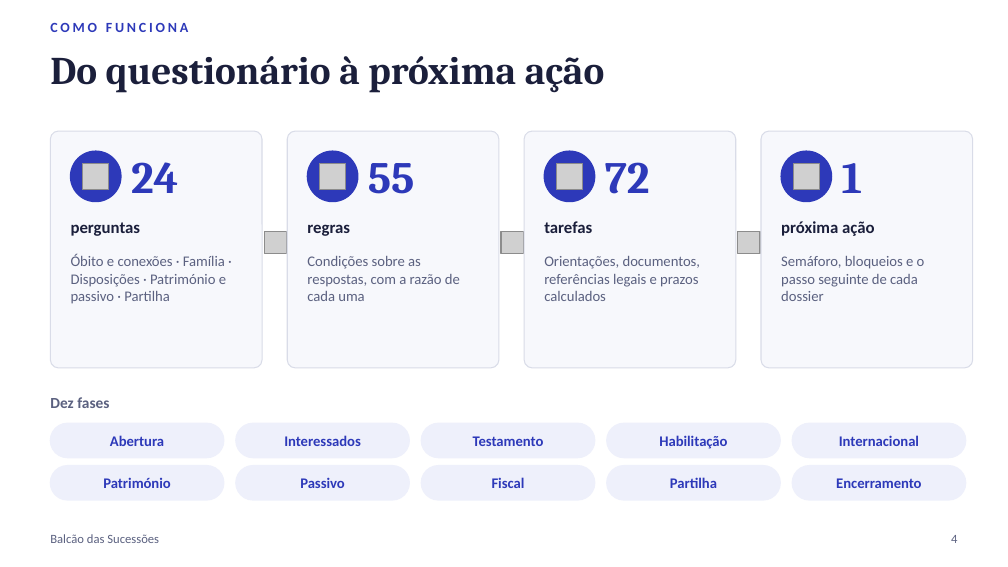
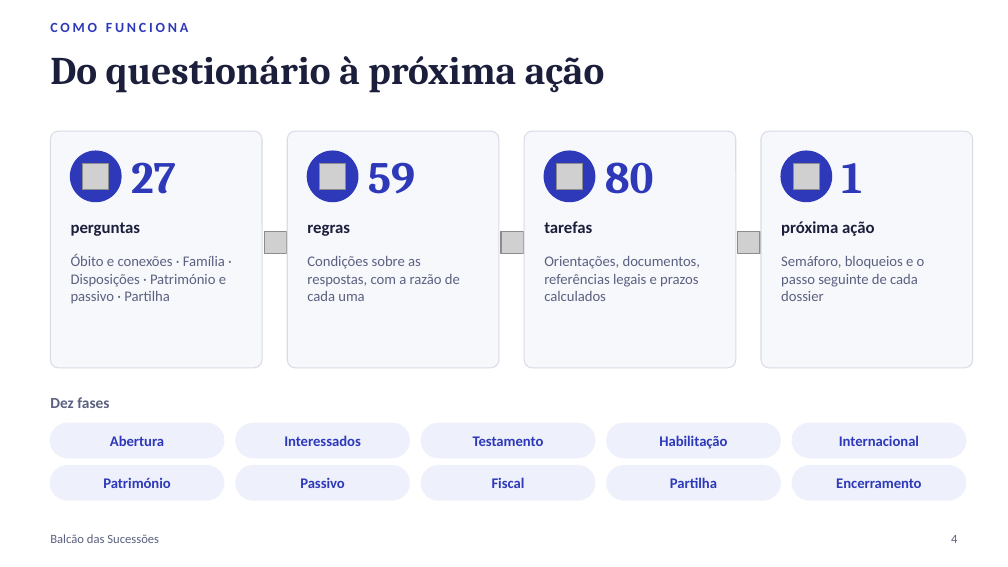
Before and after one commit to nelsonsous/balcao-sucessoes, a slide deck: slide 4 of docs/Balcao-das-Sucessoes-Apresentacao.pptx. Drawn at 1008x567 pixels with LibreOffice and Linux fonts; fonts in the diff are those of the drawing; grey boxes stand for pictures. Boxes give left, top, right and bottom in pixels: in the first picture for what was removed or moved away, otherwise in the second. Text is boxed around its words. In the diff, an @@ line names an element or a change of style, - is before the commit and + after.

```diff
--- a/docs/Balcao-das-Sucessoes-Apresentacao.pptx
+++ b/docs/Balcao-das-Sucessoes-Apresentacao.pptx
@@ text at [131,162,176,194]: text changed @@
-24
+27
@@ text at [368,162,415,194]: text changed @@
-55
+59
@@ text at [605,162,654,194]: text changed @@
-72
+80
```
Also in this commit, not shown: 6 other slides changed, 5 slides added, 13 other files.
